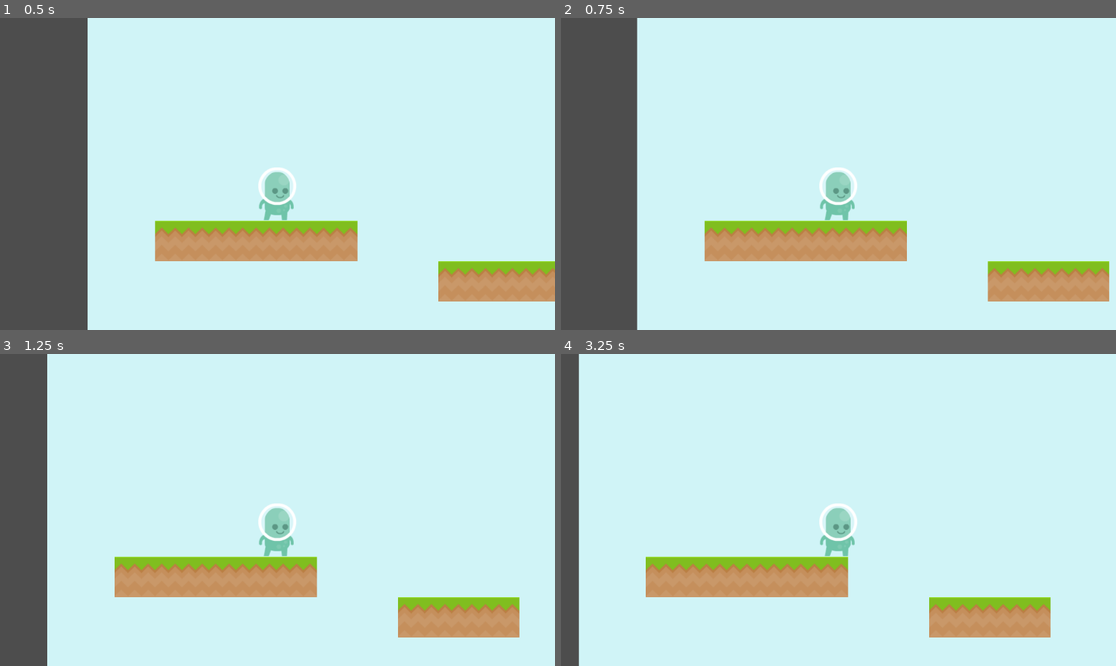
Above: before the commit, frames 1-4 (two rows, left to right).
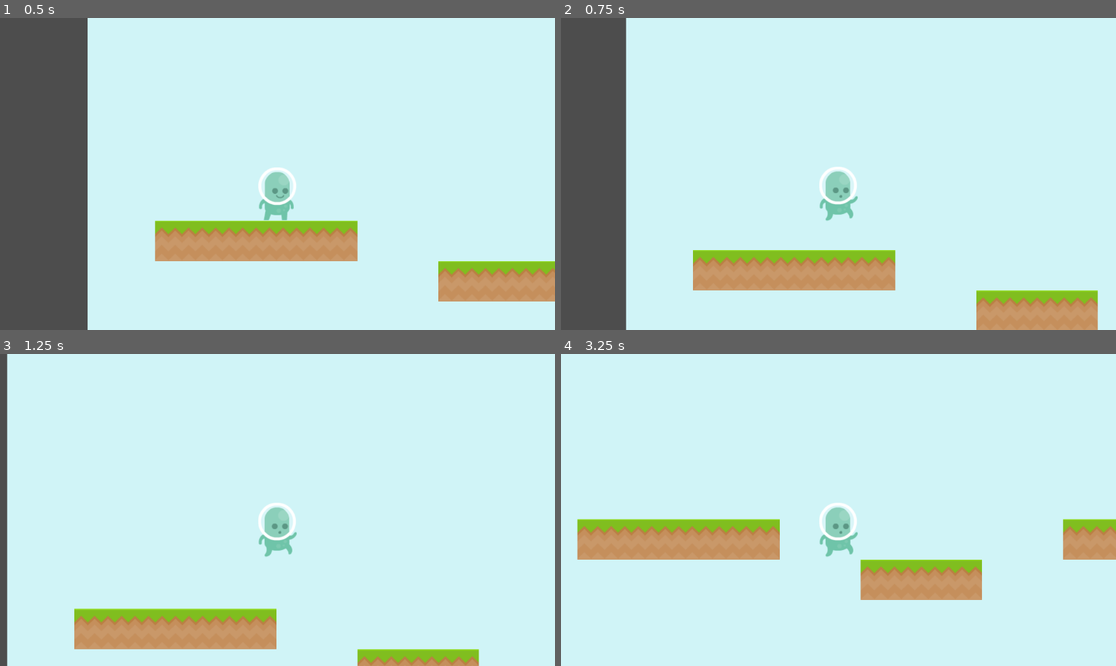
Above: after the commit, the same moments.

Repository: CBKain23/GodotTutorials
Game: Godot game, scene res://scenes/level_1.tscn
The game is run twice, just before and just after one commit, with the same random seed, the same clock (stepped at 60 frames per second) and the same inputs. Before the commit the project has no main scene; this scene is started directly in both runs.
Inputs:
- Up to frame 1 (0.5 s): no input
- Up to frame 2 (0.75 s): tap Enter at 0.5 s; hold D (move_right) from 0.53 s (still down); hold Space (jump) from 0.53 s (still down)
- Up to frame 3 (1.25 s): keep holding D (move_right); keep holding Space (jump)
- Up to frame 4 (3.25 s): release Space (jump) at 1.28 s; tap Space (jump) at 1.35, 1.52, 1.82, 2.85, 3.02 s; release D (move_right) at 2.03 s; hold A (move_left) 2.03-2.78 s; hold Space (jump) 2.03-2.78 s; hold D (move_right) from 2.78 s (still down)

Frame 1 is identical in both runs. In frame 2, 15% of the frame differs, in the area x 11-99%, y 0-100%; in frame 3, 21%, in the area x 1-94%, y 0-100%; in frame 4, 20%.

Commit message:
Add Player Animations

Diff:
--- a/project.godot
+++ b/project.godot
@@ -11,6 +11,7 @@
 [application]
 
 config/name="GodotTutorial"
+run/main_scene="uid://t82cjvgxssvd"
 config/features=PackedStringArray("4.7", "Forward Plus")
 config/icon="res://icon.svg"
 
--- a/scenes/level_1.tscn
+++ b/scenes/level_1.tscn
@@ -249,3 +249,4 @@
 
 [node name="Player" parent="." unique_id=445707596 instance=ExtResource("3_rus8k")]
 position = Vector2(352, 280)
+jump_force = 300.0
--- a/scenes/player.tscn
+++ b/scenes/player.tscn
@@ -10,7 +10,6 @@
 [ext_resource type="Texture2D" uid="uid://cxx8cqd71d84q" path="res://assets/player/p1_walk/p1_walk05.png" id="7_f1ej7"]
 [ext_resource type="Texture2D" uid="uid://vd2umxftt8j3" path="res://assets/player/p1_walk/p1_walk06.png" id="8_oprun"]
 [ext_resource type="Texture2D" uid="uid://de0mb615kjy4j" path="res://assets/player/p1_walk/p1_walk07.png" id="9_a8ls1"]
-[ext_resource type="Texture2D" uid="uid://d04a3fvs8qw0b" path="res://assets/player/p1_walk/p1_walk10.png" id="10_qfm1y"]
 [ext_resource type="PackedScene" uid="uid://boseui3s5edmn" path="res://scenes/gravity.tscn" id="12_3v2ag"]
 
 [sub_resource type="SpriteFrames" id="SpriteFrames_nfnr1"]
@@ -52,13 +51,10 @@
 }, {
 "duration": 1.0,
 "texture": ExtResource("9_a8ls1")
-}, {
-"duration": 1.0,
-"texture": ExtResource("10_qfm1y")
 }],
 "loop": 1,
 "name": &"walk",
-"speed": 7.5
+"speed": 7.0
 }]
 
 [sub_resource type="CapsuleShape2D" id="CapsuleShape2D_nfnr1"]
@@ -69,11 +65,12 @@
 collision_layer = 2
 collision_mask = 20
 script = ExtResource("1_d2wvv")
+jump_force = 400.0
 
 [node name="PlayerSprite" type="AnimatedSprite2D" parent="." unique_id=1978816482]
+unique_name_in_owner = true
 sprite_frames = SubResource("SpriteFrames_nfnr1")
 animation = &"idle"
-frame_progress = 0.7191044
 offset = Vector2(0, -46.245)
 
 [node name="PlayerCollision" type="CollisionShape2D" parent="." unique_id=2007085443]
--- a/scripts/player.gd
+++ b/scripts/player.gd
@@ -1,16 +1,43 @@
 extends CharacterBody2D
 
-@export var move_speed : float = 100
+@export var move_speed : float = 200
 @export var acceleration : float = 50
 @export var braking : float = 20
-@export var jump_force : float = 200
+@export var jump_force : float = 300
 
+@onready var sprite : AnimatedSprite2D = %PlayerSprite
 
 var move_input : float
 
 func _physics_process(delta: float) -> void:
-	move_input = Input.get_axis("move_left", "move_right")
 
-	velocity.x = move_input * move_speed
+	player_movement(delta)
 
 	move_and_slide()
+
+func player_movement(delta: float):
+
+	move_input = Input.get_axis("move_left","move_right")
+
+	if move_input != 0:
+		velocity.x = lerp(velocity.x, move_input * move_speed, acceleration * delta)
+	else:
+		velocity.x = lerp(velocity.x, 0.0, braking * delta)
+
+	if Input.is_action_pressed("jump") and is_on_floor():
+		velocity.y = -jump_force
+
+func _process(delta: float) -> void:
+
+	if velocity.x != 0:
+		sprite.flip_h = velocity.x < 0
+
+	player_animation()
+
+func player_animation():
+	if not is_on_floor():
+		sprite.play("jump")
+	elif move_input != 0:
+		sprite.play("walk")
+	else:
+		sprite.play("idle")
